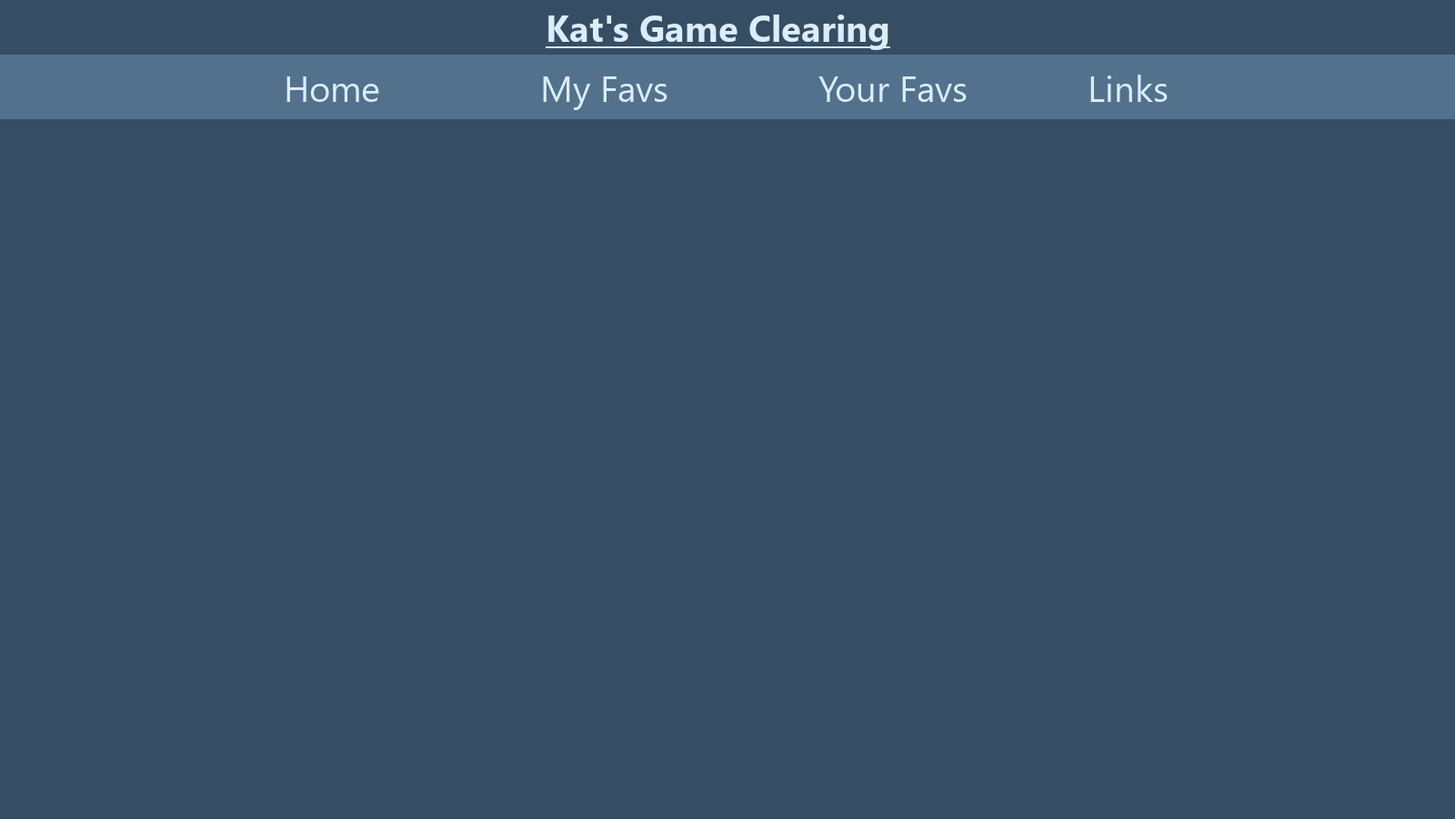
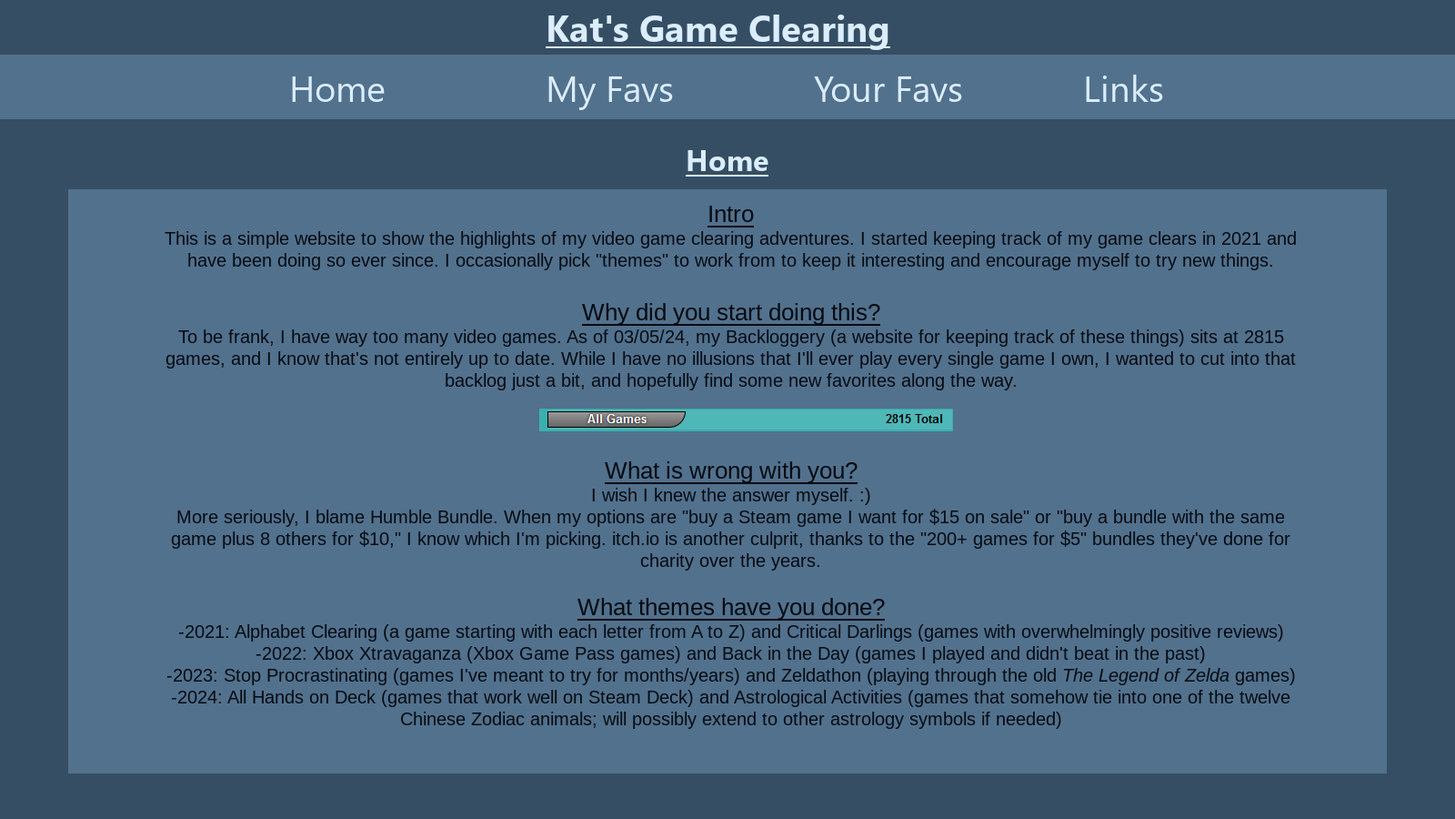
Before/after of a (1455, 819) layered artwork. What changed in the layer stack:
added layer "Intro ..." in group "Text" over [164, 205, 1297, 729]
added layer "Home" in group "Text" over [685, 150, 769, 177]
painted on "Home My Favs ..." over [286, 74, 1168, 111]
added layer "Pasted Layer" above "Nav/Etc" over [539, 408, 954, 432]
painted on "Nav/Etc" over [68, 189, 1388, 774]
